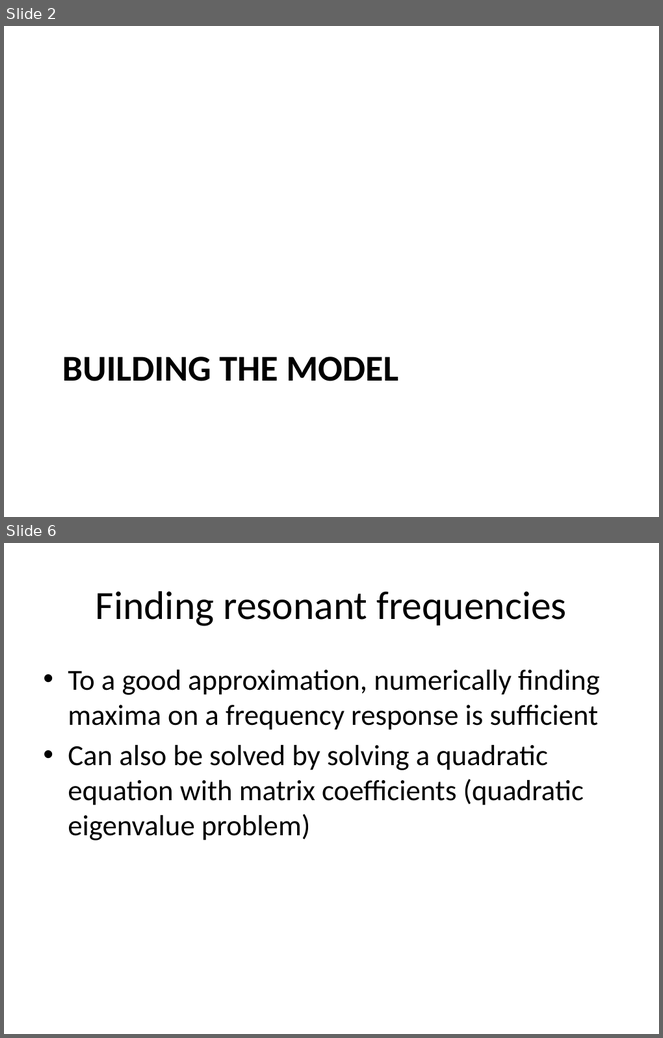
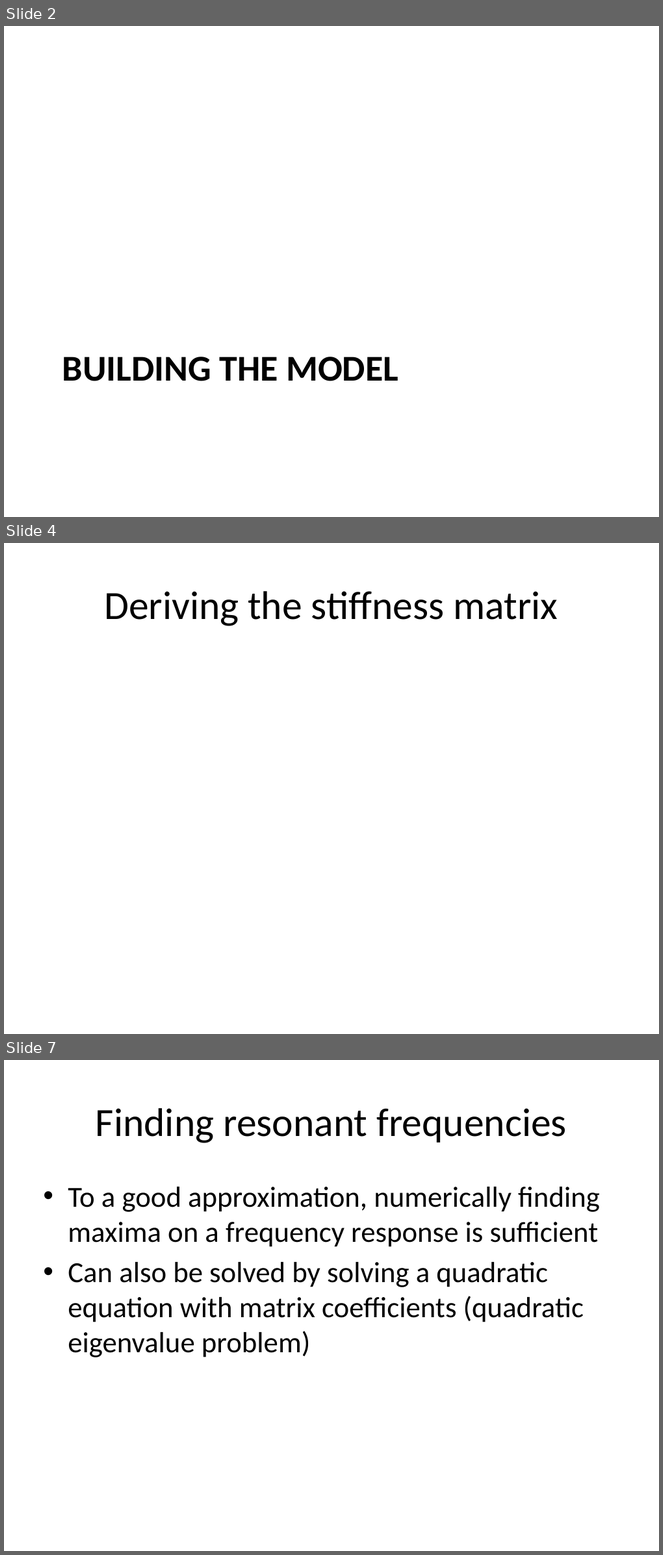
Before and after one commit to eric-wieser/cued-icw, a slide deck: powerpoint.pptx. Shown one above the other, each under a label of ours: slides 2 and 6 before the commit, slides 2, 4 and 7 after it; the slides between them are not shown. The pictures are 663x1038 and 663x1555 pixels, drawn with LibreOffice and Linux fonts; fonts in the diff are those of the drawing; grey boxes stand for pictures. Boxes give left, top, right and bottom in pixels: in the first picture for what was removed or moved away, otherwise in the second. Text is boxed around its words. In the diff, an @@ line names an element or a change of style, - is before the commit and + after.

```diff
--- a/powerpoint.pptx
+++ b/powerpoint.pptx
@@ slide 4 added at [4, 543, 659, 1034], background #FFFFFF @@
@@ title added at [104, 591, 558, 626], 44 pt, text #000000 @@
+Deriving the stiffness matrix
@@ what was slide 6 is now slide 7 @@
```
Also in this commit, not shown: 3 slides changed, 1 other slide added.
